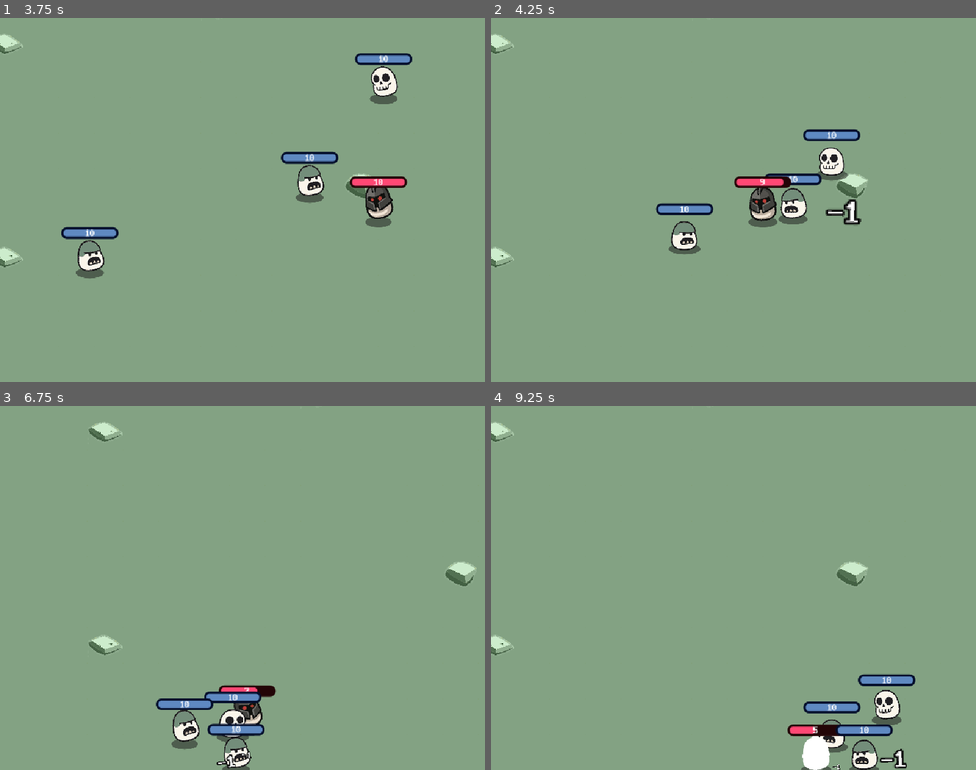
Above: before the commit, frames 1-4 (two rows, left to right).
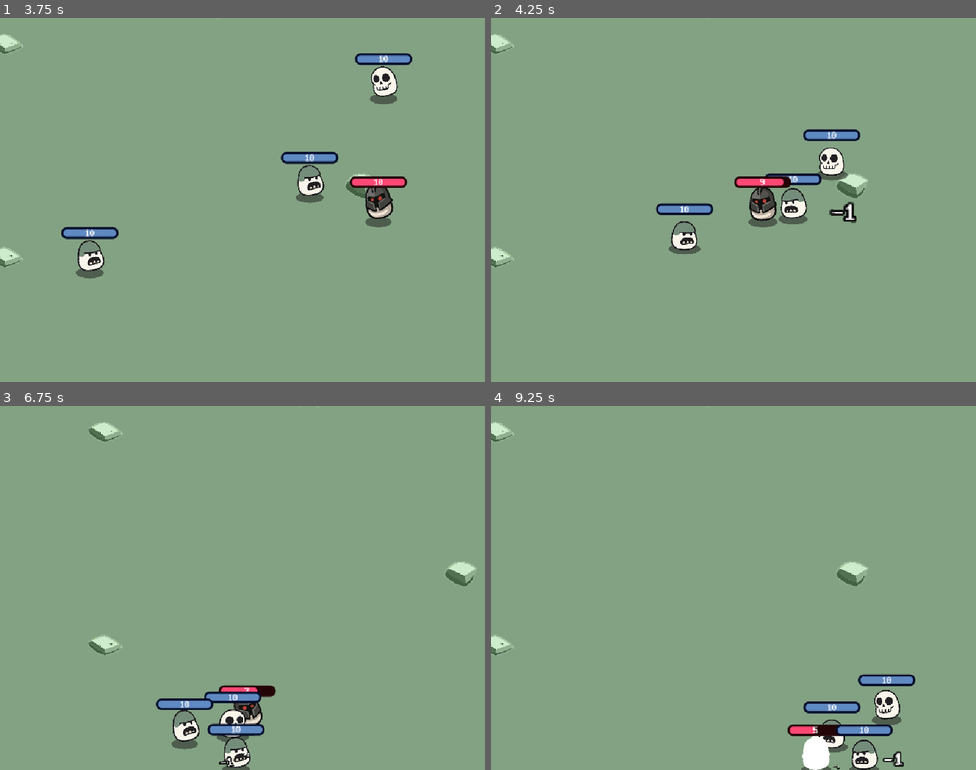
Above: after the commit, the same moments.

Repository: leexiaohui1997/brotato
Game: Godot game, scene res://scenes/game/game.tscn
Two runs of this game, one before a commit and one after it. Both use one fixed random seed, a clock stepped at 60 frames per second and the inputs below. The project has no main scene, so this scene is started directly.
Inputs:
- Up to frame 1 (3.75 s): hold D (right) 0.53-1.28 s; hold Space (dash) 0.53-1.28 s; hold S (down) 1.28-2.03 s; tap Space (dash) at 1.35, 2.85 s; hold D (right) 2.03-2.78 s; hold Space (dash) 2.03-2.78 s; hold W (up) 2.78-3.53 s; hold A (left) from 3.53 s (still down); hold Space (dash) from 3.53 s (still down)
- Up to frame 2 (4.25 s): keep holding A (left); keep holding Space (dash)
- Up to frame 3 (6.75 s): release Space (dash) at 4.28 s; tap Space (dash) at 4.35, 5.85 s; release A (left) at 5.03 s; hold S (down) 5.03-5.78 s; hold Space (dash) 5.03-5.78 s; hold D (right) 5.78-6.53 s; hold W (up) from 6.53 s (still down); hold Space (dash) from 6.53 s (still down)
- Up to frame 4 (9.25 s): release W (up) at 7.28 s; release Space (dash) at 7.28 s; hold D (right) 7.28-8.03 s; tap Space (dash) at 7.35, 8.85 s; hold S (down) 8.03-8.78 s; hold Space (dash) 8.03-8.78 s; hold A (left) from 8.78 s (still down)

Frame 1 is identical in both runs. In frame 2, 0.2% of the frame differs, in the area x 69-77%, y 49-58%; in frame 3, less than 0.1%; in frame 4, 0.1%.

Commit message:
refactor(attack): 将攻击结算链内聚至 AttackContext
- 新增防止/格挡/伤害结算链，AttackContext 创建时统一计算
- attack_service 依据结算结果分支处理免伤、格挡与伤害
- 格挡暂为占位逻辑（is_blocked 恒为 false，待后续实现）
- 浮动伤害文本字号由 32 调整为 24

Diff:
--- a/scenes/game/attack_context.gd
+++ b/scenes/game/attack_context.gd
@@ -4,9 +4,18 @@
 var target: UnitCommon
 var source: UnitCommon
 
+## 是否防止
+var is_prevent: bool
+## 是否触发格挡
+var is_blocked: bool
+## 最终伤害
+var damage: int
+
+## 攻击对象是否为玩家
 var target_is_player: bool:
 	get: return game and game.player == target
 
+## 攻击来源是否为玩家
 var source_is_player: bool:
 	get: return game and game.player == source
 
@@ -19,4 +28,29 @@
 	ctx.game = _game
 	ctx.target = _target
 	ctx.source = _source
+	ctx.setup()
 	return ctx
+
+var calculates: Array[Callable] = [
+	calculate_prevent,
+	calculate_blocked,
+	calculate_damage,
+]
+
+## 计算防止
+func calculate_prevent() -> bool:
+	if target_is_player and target.is_dashing:
+		is_prevent = true
+	return is_prevent
+
+## 计算格挡
+func calculate_blocked() -> bool:
+	return is_blocked
+
+## 计算最终伤害
+func calculate_damage() -> void:
+	damage = source.attack_power
+
+func setup() -> void:
+	for item in calculates:
+		if item.call(): return
--- a/scenes/game/attack_service.gd
+++ b/scenes/game/attack_service.gd
@@ -7,20 +7,15 @@
 func attack(target: UnitCommon, source: Node2D) -> void:
 	if not source is UnitCommon: return
 	var ctx := AttackContext.create(game, target, source)
-	if is_immunity(ctx): return
-	var final_damage := calculate_damage(ctx)
-	if final_damage <= 0: return
-	target.lose_health(final_damage)
-	game.create_floating_text(target, "-%d" % [final_damage], ColorUtils.ColorType.DAMAGE)
+	## 防止攻击
+	if ctx.is_prevent: return
 
-## 判定是否免伤
-func is_immunity(ctx: AttackContext) -> bool:
-	## 玩家处于冲刺状态时，免疫伤害
-	if ctx.target_is_player and ctx.target.is_dashing:
-		return true
-	return false
+	## 触发格挡
+	if ctx.is_blocked:
+		game.create_floating_text(target, "格挡", ColorUtils.ColorType.BLOCKED)
+		return
 
-## 计算伤害
-func calculate_damage(ctx: AttackContext) -> int:
-	var damage := 0.0 + ctx.source.attack_power
-	return floori(damage)
+	## 最终伤害
+	if ctx.damage <= 0: return
+	target.lose_health(ctx.damage)
+	game.create_floating_text(target, "-%d" % [ctx.damage], ColorUtils.ColorType.DAMAGE)
--- a/scenes/ui/floating_text/floating_text.tscn
+++ b/scenes/ui/floating_text/floating_text.tscn
@@ -3,7 +3,7 @@
 [ext_resource type="Script" uid="uid://4yyrqh420m4l" path="res://scenes/ui/floating_text/floating_text.gd" id="1_32222"]
 
 [sub_resource type="LabelSettings" id="LabelSettings_bslxb"]
-font_size = 32
+font_size = 24
 outline_size = 10
 outline_color = Color(0.03137255, 0.03137255, 0.03137255, 1)
 
